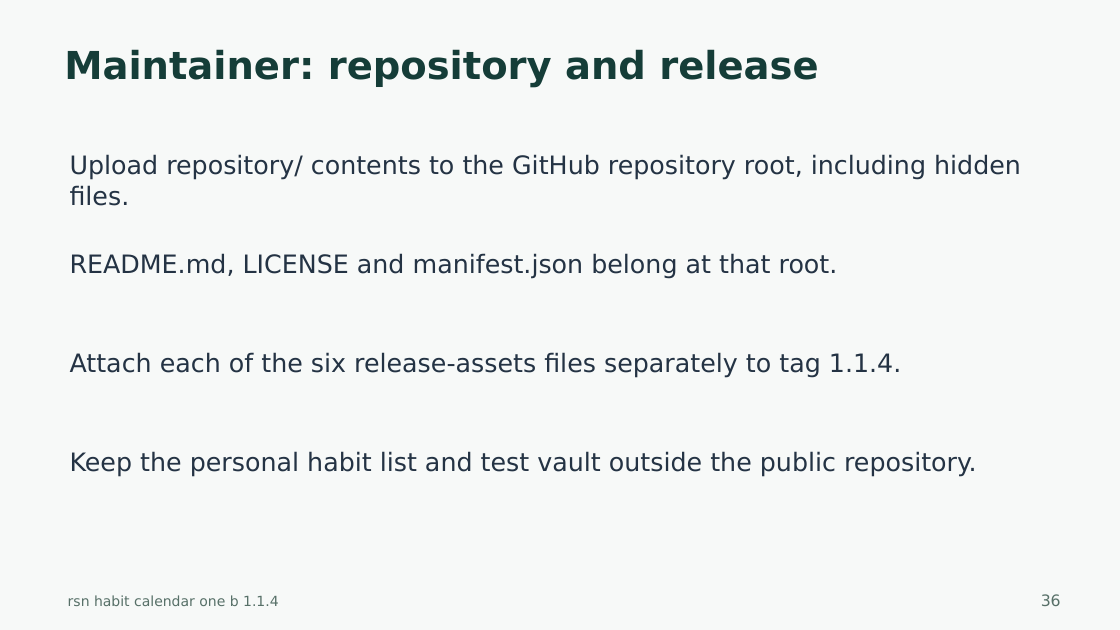
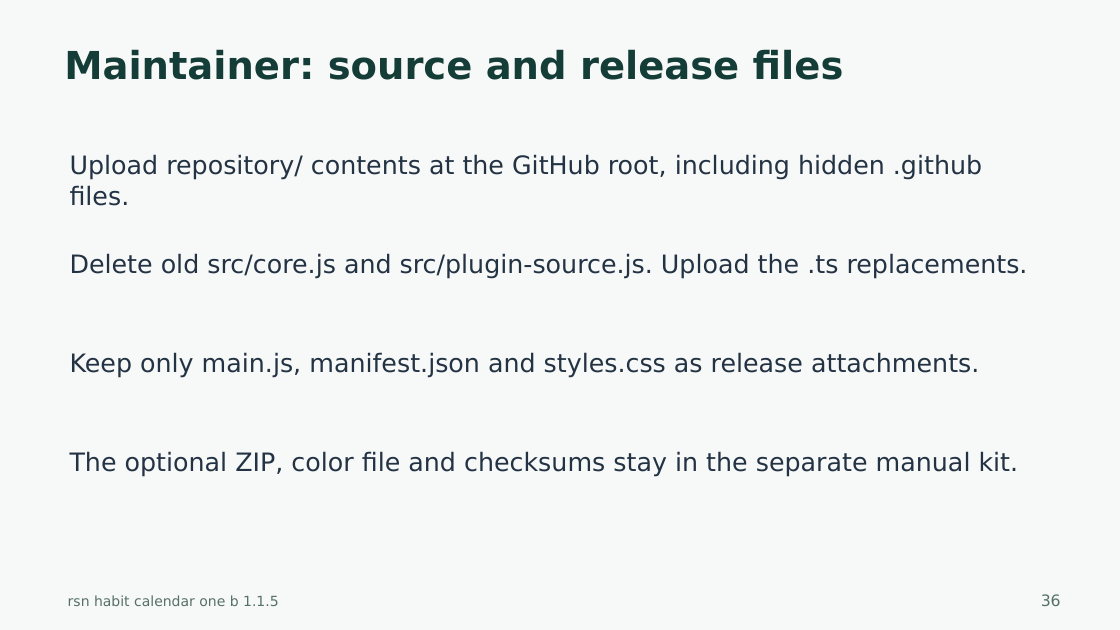
Before and after one commit to harharhari/rsn-habit-tracker-obsidian-plugin, a slide deck: slide 36 of docs/rsn-habit-calendar-one-b-tutorial.pptx. Drawn at 1120x630 pixels with LibreOffice and Linux fonts; fonts in the diff are those of the drawing. Boxes give left, top, right and bottom in pixels: in the first picture for what was removed or moved away, otherwise in the second. Text is boxed around its words. In the diff, an @@ line names an element or a change of style, - is before the commit and + after.

```diff
--- a/docs/rsn-habit-calendar-one-b-tutorial.pptx
+++ b/docs/rsn-habit-calendar-one-b-tutorial.pptx
@@ text at (64, 49, 844, 80): text changed @@
-Maintainer: repository and release
+Maintainer: source and release files
@@ text at (70, 154, 982, 206): text changed @@
-Upload repository/ contents to the GitHub repository root, including hidden files.
+Upload repository/ contents at the GitHub root, including hidden .github files.
@@ text at (70, 253, 1028, 279): text changed @@
-README.md, LICENSE and manifest.json belong at that root.
+Delete old src/core.js and src/plugin-source.js. Upload the .ts replacements.
@@ text at (70, 352, 979, 378): text changed @@
-Attach each of the six release-assets files separately to tag 1.1.4.
+Keep only main.js, manifest.json and styles.css as release attachments.
@@ text at (70, 451, 1019, 477): text changed @@
-Keep the personal habit list and test vault outside the public repository.
+The optional ZIP, color file and checksums stay in the separate manual kit.
@@ text at (68, 595, 279, 606): text changed @@
-rsn habit calendar one b 1.1.4
+rsn habit calendar one b 1.1.5
```
Also in this commit, not shown: 35 other slides changed, 5 slides added, 2 slides removed, 41 other files.
